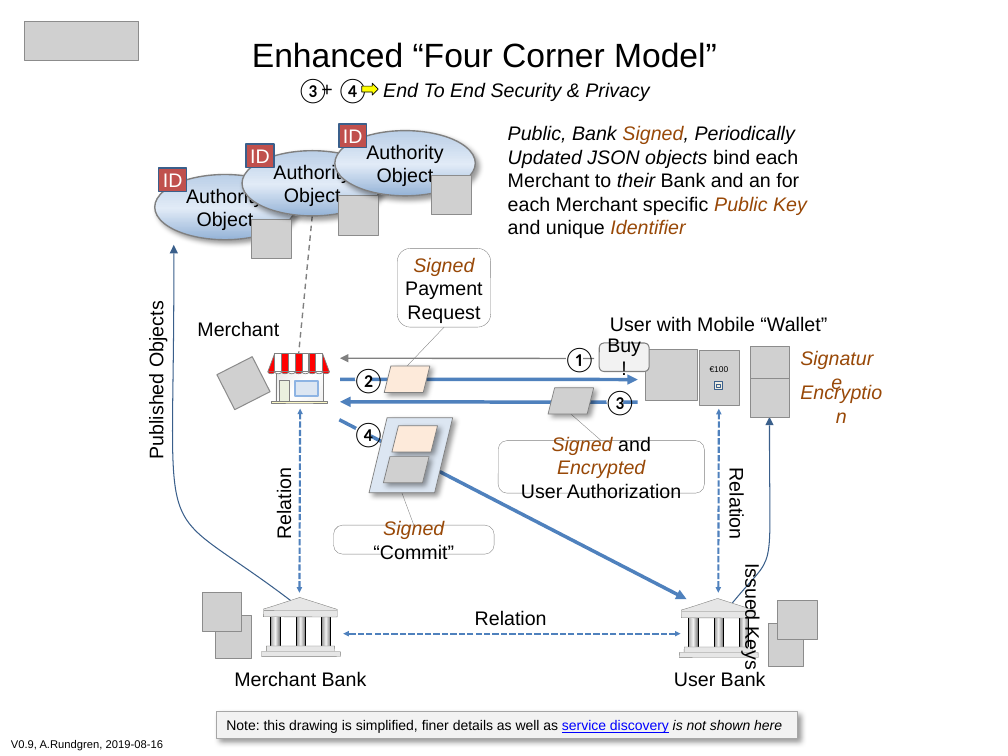
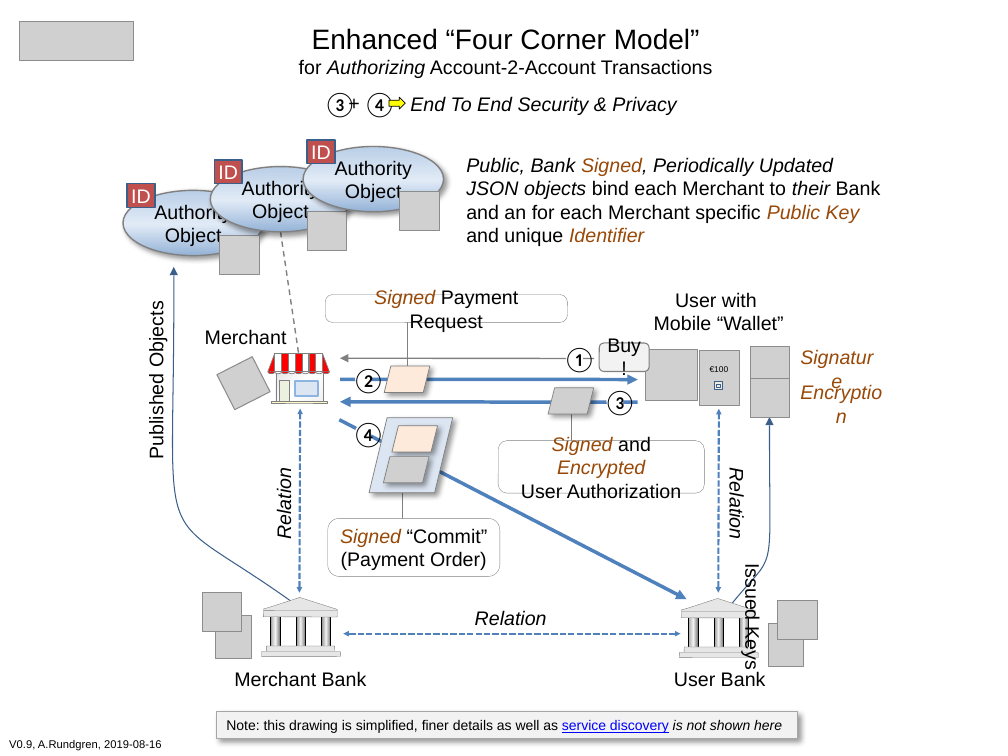
Before and after one commit to cyberphone/doc, a slide deck: slide 1 of saturn/enhanced-four-corner-model.pptx. Drawn at 1008x756 pixels with LibreOffice and Linux fonts; fonts in the diff are those of the drawing; grey boxes stand for pictures. Boxes give left, top, right and bottom in pixels: in the first picture for what was removed or moved away, otherwise in the second. Text is boxed around its words. In the diff, an @@ line names an element or a change of style, - is before the commit and + after.

```diff
--- a/saturn/enhanced-four-corner-model.pptx
+++ b/saturn/enhanced-four-corner-model.pptx
@@ picture: place and size @@
-picture at bbox=[24, 21, 138, 60]
+picture at bbox=[20, 21, 134, 60]
@@ text "Enhanced “Four Corner Model”": place and size @@
-text "Enhanced “Four Corner Model”" at bbox=[252, 42, 717, 68]
+text "Enhanced “Four Corner Model”" at bbox=[299, 28, 713, 78]
@@ text at bbox=[312, 28, 700, 50]: size 24 to 20 pt in "Enhanced “Four Corner Model”"; alignment left to centre @@
@@ text at bbox=[299, 59, 713, 78]: paragraph added @@
+for Authorizing Account-2-Account Transactions
@@ text "+": place and size @@
-text "+" at bbox=[311, 73, 344, 107]
+text "+" at bbox=[339, 87, 371, 121]
@@ ellipse: place and size @@
-ellipse at bbox=[299, 81, 317, 98]
+ellipse at bbox=[327, 95, 344, 112]
@@ 3 texts, 1 right arrow, 1 ellipse: place and size @@
-3 texts, 1 right arrow, 1 ellipse at bbox=[296, 79, 649, 104]
+3 texts, 1 right arrow, 1 ellipse at bbox=[323, 93, 676, 118]
@@ text "Public, Bank Signed, Periodically Updated ..." rewrapped from bbox=[508, 125, 807, 238] to bbox=[466, 157, 881, 246] @@
@@ 3 pictures, 3 ellipses, 3 rectangles: place and size @@
-3 pictures, 3 ellipses, 3 rectangles at bbox=[155, 124, 475, 259]
+3 pictures, 3 ellipses, 3 rectangles at bbox=[123, 140, 444, 275]
@@ line moved from (312, 216) - (298, 354) to (280, 232) - (298, 354) @@
@@ freeform shape: place and size @@
-freeform shape at bbox=[172, 245, 299, 607]
+freeform shape at bbox=[172, 267, 299, 608]
@@ rounded rectangle "Signed Payment Request": place and size @@
-rounded rectangle "Signed Payment Request" at bbox=[397, 248, 491, 327]
+rounded rectangle "Signed Payment Request" at bbox=[326, 294, 568, 323]
@@ rounded rectangle "Signed Payment Request" at bbox=[326, 294, 568, 323]: proportions changed @@
@@ text in rounded rectangle at bbox=[374, 289, 518, 332]: text changed @@
-Signed
-Payment
-Request
+Signed Payment Request
@@ text at bbox=[654, 292, 784, 331]: text changed @@
-User with Mobile “Wallet”
+User with
+Mobile “Wallet”
@@ text "Merchant": place and size @@
-text "Merchant" at bbox=[197, 321, 279, 337]
+text "Merchant" at bbox=[205, 329, 287, 345]
@@ line moved from (407, 366) - (445, 328) to (407, 366) - (407, 311) @@
@@ line moved from (602, 440) - (571, 414) to (571, 467) - (571, 414) @@
@@ italic on in 3 elements at bbox=[475, 610, 547, 626], bbox=[726, 475, 748, 538], bbox=[273, 475, 295, 538] @@
@@ line moved from (414, 525) - (402, 493) to (402, 536) - (402, 493) @@
@@ rounded rectangle "Signed “Commit”" at bbox=[328, 518, 500, 577]: proportions changed @@
@@ rounded rectangle "Signed “Commit”": place and size @@
-rounded rectangle "Signed “Commit”" at bbox=[334, 525, 494, 554]
+rounded rectangle "Signed “Commit”" at bbox=[328, 518, 500, 577]
@@ text in rounded rectangle at bbox=[341, 551, 487, 570]: paragraph added @@
+(Payment Order)
```
Also in this commit, not shown: 1 other file.
